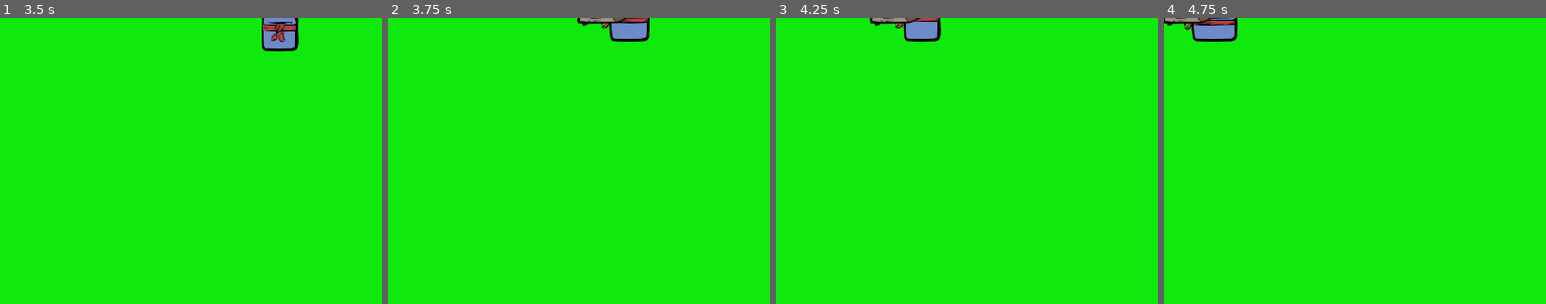
Above: before the commit, frames 1-4 (left to right).
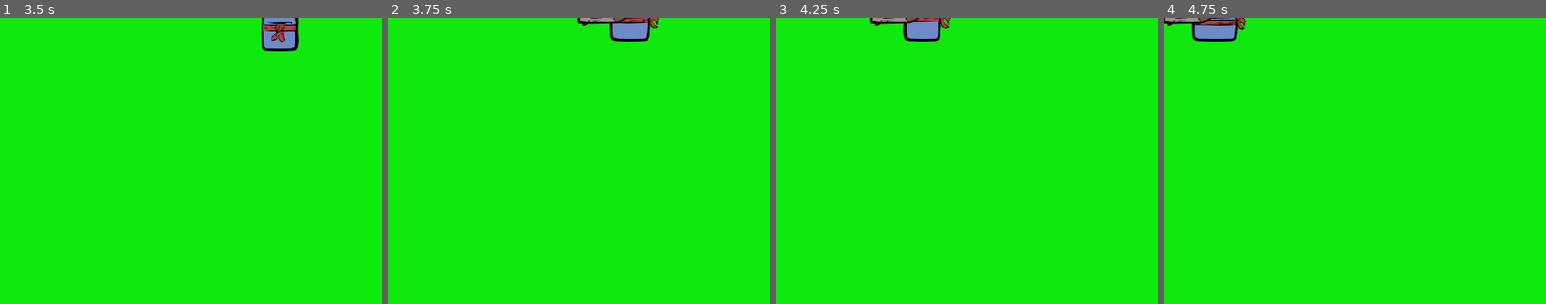
Above: after the commit, the same moments.

Repository: hipstarVenom/so-im-a-square
Game: Godot game, scene res://Scene/Main/main.tscn
The game is run twice, just before and just after one commit, with the same random seed, the same clock (stepped at 60 frames per second) and the same inputs.
Inputs:
- Up to frame 1 (3.5 s): tap Enter at 0.5 s; hold Right (ui_right) 0.53-1.28 s; tap Space (shoot) every 0.75 s from 0.6 to 2.85 s; hold Down (ui_down) 1.28-2.03 s; hold Right (ui_right) 2.03-2.78 s; hold Up (ui_up) from 2.78 s (still down)
- Up to frame 2 (3.75 s): release Up (ui_up) at 3.53 s; hold Left (ui_left) from 3.53 s (still down); tap Space (shoot) at 3.6 s
- Up to frame 3 (4.25 s): keep holding Left (ui_left)
- Up to frame 4 (4.75 s): keep holding Left (ui_left); tap Space (shoot) at 4.35 s
The pictures show only the part of the screen within x 0-50%, y 0-50%; the shares and areas given below are measured in that part.

Frame 1 is identical in both runs. In frame 2, 0.2% of the frame differs, in the area x 55-71%, y 0-9%; in frame 3, 0.2%; in frame 4, 0.3%, in the area x 5-22%, y 0-9%.

Commit message:
optimize the gun pos

Diff:
--- a/so-i-am-a-square-so-what-/Code/Player/player.gd
+++ b/so-i-am-a-square-so-what-/Code/Player/player.gd
@@ -11,7 +11,6 @@
 @onready var marker_down: Node2D = $down
 @onready var marker_left: Node2D = $left
 @onready var marker_right: Node2D = $right
-@onready var marker_center: Node2D = $center  # optional for centering
 
 func _ready():
 	if gun_scene:
@@ -47,7 +46,6 @@
 		if gun_instance and gun_instance.has_method("shoot"):
 			gun_instance.shoot(last_dir)
 
-
 # -----------------------------
 # Gun Positioning & Rotation
 # -----------------------------
@@ -56,55 +54,85 @@
 		return
 
 	var dir = last_dir
-	var threshold = 0.1
 
-	# Decide gun position (marker) based on dominant axis
-	if abs(dir.x) < threshold and dir.y < -threshold:
+	# Use a threshold to determine cardinal directions
+	var threshold = 0.5  # Increased threshold for better diagonal detection
+
+	# Check for cardinal directions first with higher threshold
+	if abs(dir.x) < threshold and dir.y < -threshold:  # Up
 		gun_instance.position = marker_up.position
-	elif abs(dir.x) < threshold and dir.y > threshold:
+	elif abs(dir.x) < threshold and dir.y > threshold:  # Down
 		gun_instance.position = marker_down.position
-	elif dir.x < -threshold and abs(dir.y) < threshold:
+	elif dir.x < -threshold and abs(dir.y) < threshold:  # Left
 		gun_instance.position = marker_left.position
-	elif dir.x > threshold and abs(dir.y) < threshold:
+	elif dir.x > threshold and abs(dir.y) < threshold:  # Right
 		gun_instance.position = marker_right.position
-	else:  # diagonal
-		if dir.y < 0:
-			gun_instance.position = marker_up.position
+	else:
+		# For diagonals, use the direction with the larger absolute value
+		if abs(dir.x) > abs(dir.y):
+			if dir.x < 0:  # Left-dominant diagonal
+				gun_instance.position = marker_left.position
+			else:  # Right-dominant diagonal
+				gun_instance.position = marker_right.position
 		else:
-			gun_instance.position = marker_down.position
+			if dir.y < 0:  # Up-dominant diagonal
+				gun_instance.position = marker_up.position
+			else:  # Down-dominant diagonal
+				gun_instance.position = marker_down.position
 
-	# Rotate gun naturally based on movement direction
-	if dir.length() > threshold:
-		gun_instance.rotation = dir.angle()  # radians, clockwise from +X
-
+	# Rotate gun based on direction
+	gun_instance.rotation = dir.angle()
 
 # -----------------------------
 # Animation Helpers
 # -----------------------------
 func _play_move_animation(dir: Vector2) -> void:
-	if dir.y < 0:
-		if dir.x != 0:
+	# Use a threshold to determine which animation to play
+	var threshold = 0.5
+
+	# Check for cardinal directions first
+	if abs(dir.x) < threshold and dir.y < -threshold:  # Up
+		anim.play("move_up")
+		anim.flip_h = false
+	elif abs(dir.x) < threshold and dir.y > threshold:  # Down
+		anim.play("move_down")
+		anim.flip_h = false
+	elif dir.x < -threshold and abs(dir.y) < threshold:  # Left
+		anim.play("move_right")
+		anim.flip_h = true
+	elif dir.x > threshold and abs(dir.y) < threshold:  # Right
+		anim.play("move_right")
+		anim.flip_h = false
+	else:
+		# Handle diagonals
+		if dir.y < 0:  # Up diagonals
 			anim.play("move_up_right")
-		else:
-			anim.play("move_up")
-	elif dir.y > 0:
-		if dir.x != 0:
+			anim.flip_h = dir.x < 0
+		else:  # Down diagonals
 			anim.play("move_down_right")
-		else:
-			anim.play("move_down")
-	else:
-		anim.play("move_right")
+			anim.flip_h = dir.x < 0
 
 func _play_idle_animation(dir: Vector2) -> void:
-	if dir.y < 0:
-		if dir.x != 0:
+	# Use the same logic as move animation but with idle animations
+	var threshold = 0.5
+
+	if abs(dir.x) < threshold and dir.y < -threshold:  # Up
+		anim.play("idle_up")
+		anim.flip_h = false
+	elif abs(dir.x) < threshold and dir.y > threshold:  # Down
+		anim.play("idle_down")
+		anim.flip_h = false
+	elif dir.x < -threshold and abs(dir.y) < threshold:  # Left
+		anim.play("idle_left_right")
+		anim.flip_h = true
+	elif dir.x > threshold and abs(dir.y) < threshold:  # Right
+		anim.play("idle_left_right")
+		anim.flip_h = false
+	else:
+		# Handle diagonals
+		if dir.y < 0:  # Up diagonals
 			anim.play("idle_up_right")
-		else:
-			anim.play("idle_up")
-	elif dir.y > 0:
-		if dir.x != 0:
+			anim.flip_h = dir.x < 0
+		else:  # Down diagonals
 			anim.play("idle_down_right")
-		else:
-			anim.play("idle_down")
-	else:
-		anim.play("idle_left_right")
+			anim.flip_h = dir.x < 0
